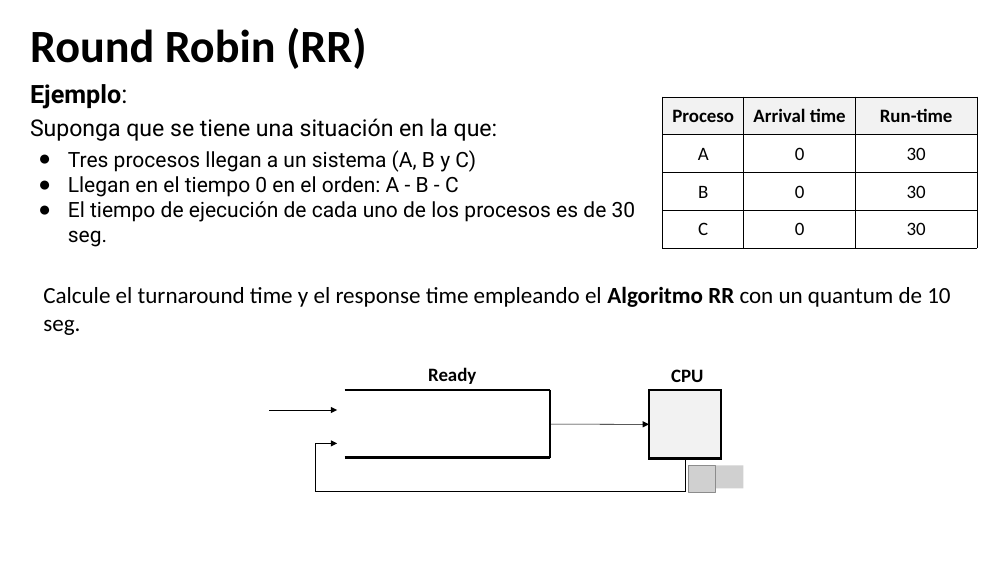
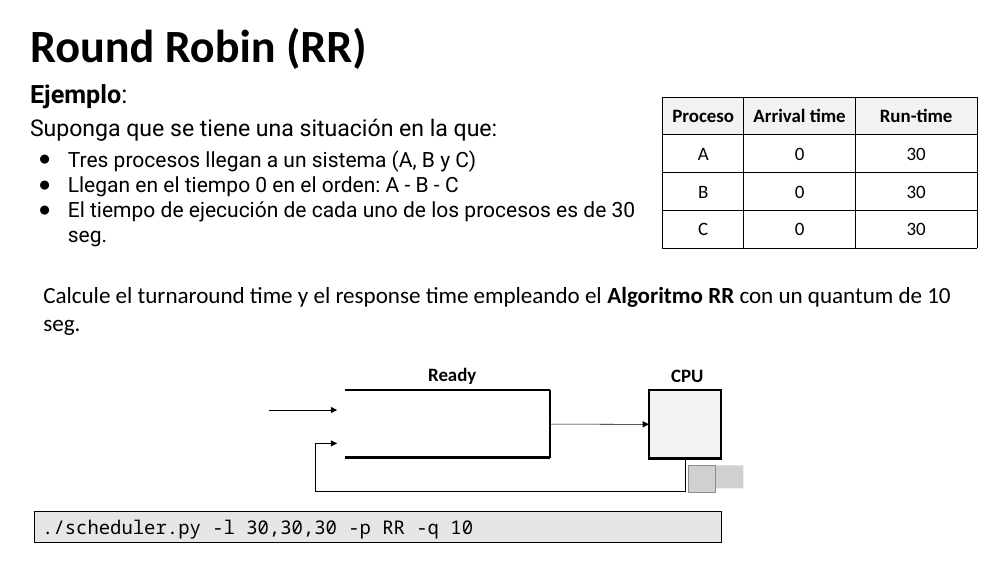
Before and after one commit to udea-so/apuntes_2026-2_SO-virtual, a slide deck: slide 52 of clase_05/SO_apuntes_clase5.pptx (slide 50 before the commit). Drawn at 1008x567 pixels with LibreOffice and Linux fonts; fonts in the diff are those of the drawing; grey boxes stand for pictures. Boxes give left, top, right and bottom in pixels: in the first picture for what was removed or moved away, otherwise in the second. Text is boxed around its words. In the diff, an @@ line names an element or a change of style, - is before the commit and + after.

```diff
--- a/clase_05/SO_apuntes_clase5.pptx
+++ b/clase_05/SO_apuntes_clase5.pptx
@@ rectangle added at (35,512,721,542), fill #E7E6E6, outline #000000 0.75 pt, 18 pt, text #000000 @@
+./scheduler.py -l 30,30,30 -p RR -q 10
```
Also in this commit, not shown: 12 other slides changed, 2 slides added, 17 other files.
